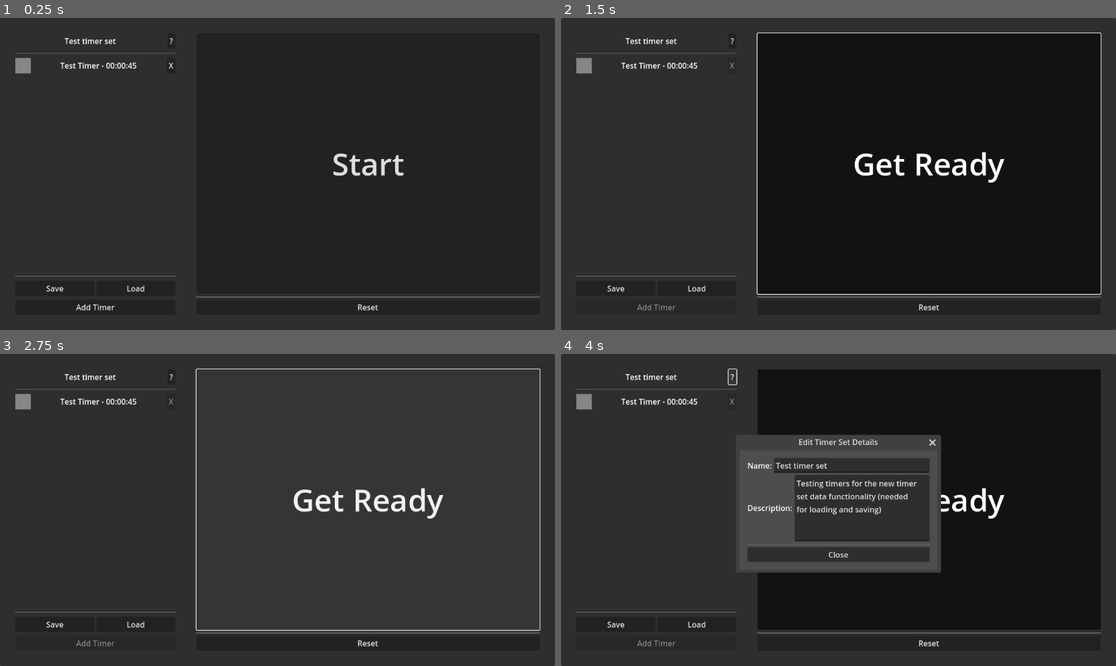
Above: before the commit, frames 1-4 (two rows, left to right).
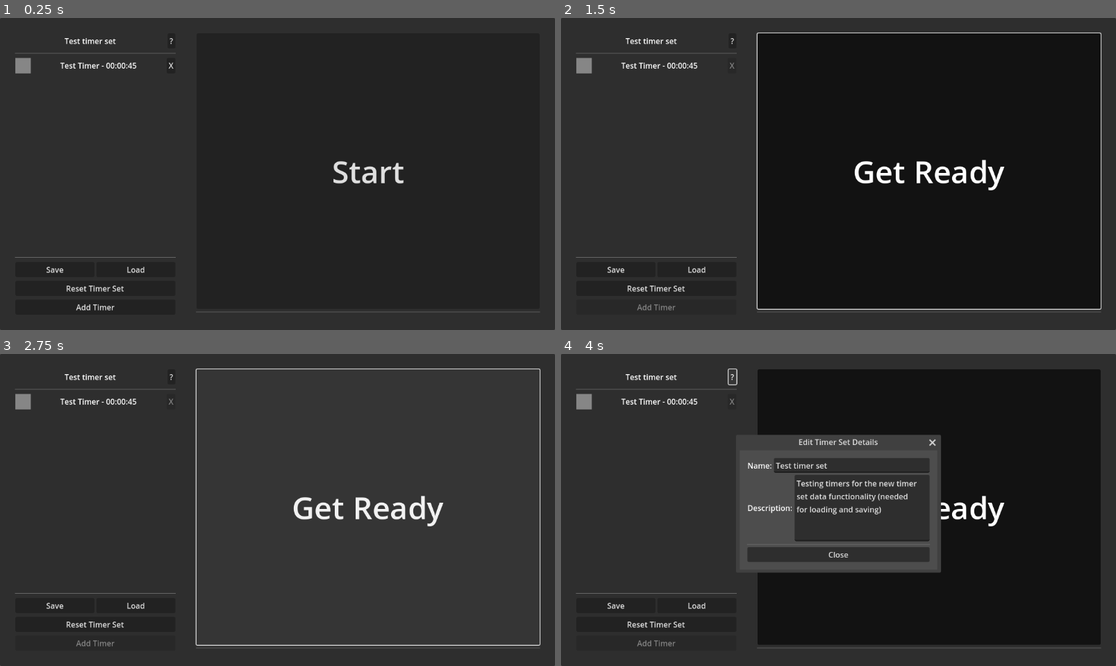
Above: after the commit, the same moments.

Repository: hellocld/sequence_timer
Game: Godot game, scene res://src/main/main.tscn
Same seed, same stepped clock (60 frames per second), same inputs: the game is played once before the commit and once after it.
Inputs:
- Up to frame 1 (0.25 s): no input
- Up to frame 2 (1.5 s): click "Reset" (after the commit: "Reset Timer Set") at 0.5 s; click "Start" at 1.25 s
- Up to frame 3 (2.75 s): click "Get Ready" at 2 s
- Up to frame 4 (4 s): click "Get Ready" at 2.75 s; click "?" at 3.5 s

The runs differ from the first frame. In frame 1, 1.4% of the frame differs, in the area x 2-98%, y 43-95%; in frame 2, 3.2%, in the area x 2-98%, y 42-95%; in frame 3, 2.5%; in frame 4, 2.3%.

Commit message:
Begin UI update for control buttons.

Diff:
--- a/src/main/main.tscn
+++ b/src/main/main.tscn
@@ -124,6 +124,11 @@
 size_flags_horizontal = 3
 text = "Load"
 
+[node name="ResetButton" type="Button" parent="PanelContainer/MarginContainer/HSplitContainer/MarginContainer/Timers"]
+layout_mode = 2
+text = "Reset Timer Set
+"
+
 [node name="AddTimerButton" type="Button" parent="PanelContainer/MarginContainer/HSplitContainer/MarginContainer/Timers"]
 layout_mode = 2
 text = "Add Timer"
@@ -146,9 +151,8 @@
 [node name="HSeparator" type="HSeparator" parent="PanelContainer/MarginContainer/HSplitContainer/MarginContainer2/Countdown"]
 layout_mode = 2
 
-[node name="ResetButton" type="Button" parent="PanelContainer/MarginContainer/HSplitContainer/MarginContainer2/Countdown"]
-layout_mode = 2
-text = "Reset"
+[node name="ControlButtons" type="HBoxContainer" parent="PanelContainer/MarginContainer/HSplitContainer/MarginContainer2/Countdown"]
+layout_mode = 2
 
 [node name="TimerChime" type="AudioStreamPlayer" parent="."]
 
@@ -279,7 +283,7 @@
 filters = PackedStringArray("*.json")
 
 [node name="LoadTimerSetDialog" type="FileDialog" parent="."]
-title = "Load Timer Set"
+title = "Open a File"
 ok_button_text = "Open"
 dialog_hide_on_ok = true
 file_mode = 0
@@ -289,9 +293,9 @@
 [connection signal="pressed" from="PanelContainer/MarginContainer/HSplitContainer/MarginContainer/Timers/HBoxContainer2/EditTimerSetDetailsButton" to="." method="_on_edit_timer_set_details_button_pressed"]
 [connection signal="pressed" from="PanelContainer/MarginContainer/HSplitContainer/MarginContainer/Timers/HBoxContainer/SaveButton" to="." method="_on_save_button_pressed"]
 [connection signal="pressed" from="PanelContainer/MarginContainer/HSplitContainer/MarginContainer/Timers/HBoxContainer/LoadButton" to="." method="_on_load_button_pressed"]
+[connection signal="pressed" from="PanelContainer/MarginContainer/HSplitContainer/MarginContainer/Timers/ResetButton" to="." method="_on_reset_button_pressed"]
 [connection signal="pressed" from="PanelContainer/MarginContainer/HSplitContainer/MarginContainer/Timers/AddTimerButton" to="." method="_on_add_timer_button_pressed"]
 [connection signal="pressed" from="PanelContainer/MarginContainer/HSplitContainer/MarginContainer2/Countdown/StartButton" to="." method="_on_start_button_pressed"]
-[connection signal="pressed" from="PanelContainer/MarginContainer/HSplitContainer/MarginContainer2/Countdown/ResetButton" to="." method="_on_reset_button_pressed"]
 [connection signal="timeout" from="Timer" to="." method="_on_timer_timeout"]
 [connection signal="text_changed" from="EditTimerSetDetailsPopup/MarginContainer/VBoxContainer/NameContainer/TimerSetNameLineEdit" to="." method="_on_timer_set_name_line_edit_text_changed"]
 [connection signal="text_changed" from="EditTimerSetDetailsPopup/MarginContainer/VBoxContainer/Description Container/TimerSetDescriptionTextEdit" to="." method="_on_timer_set_description_text_edit_text_changed"]
